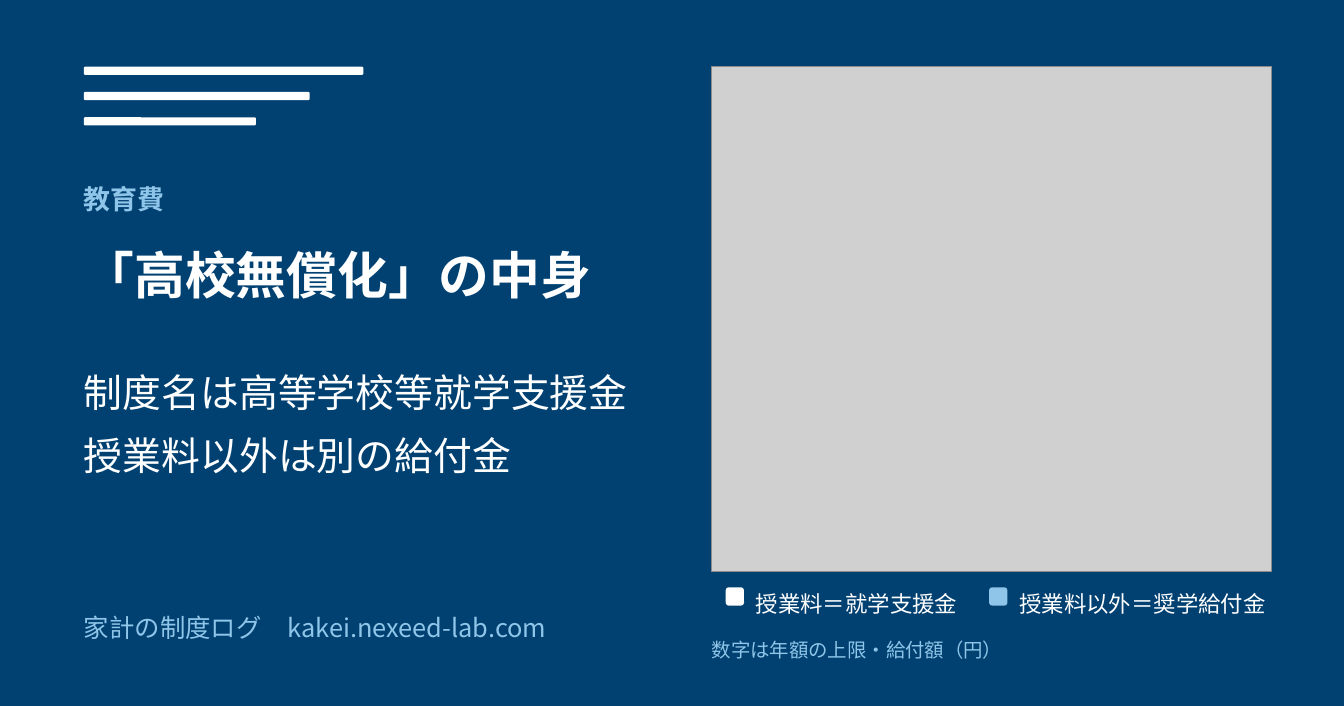
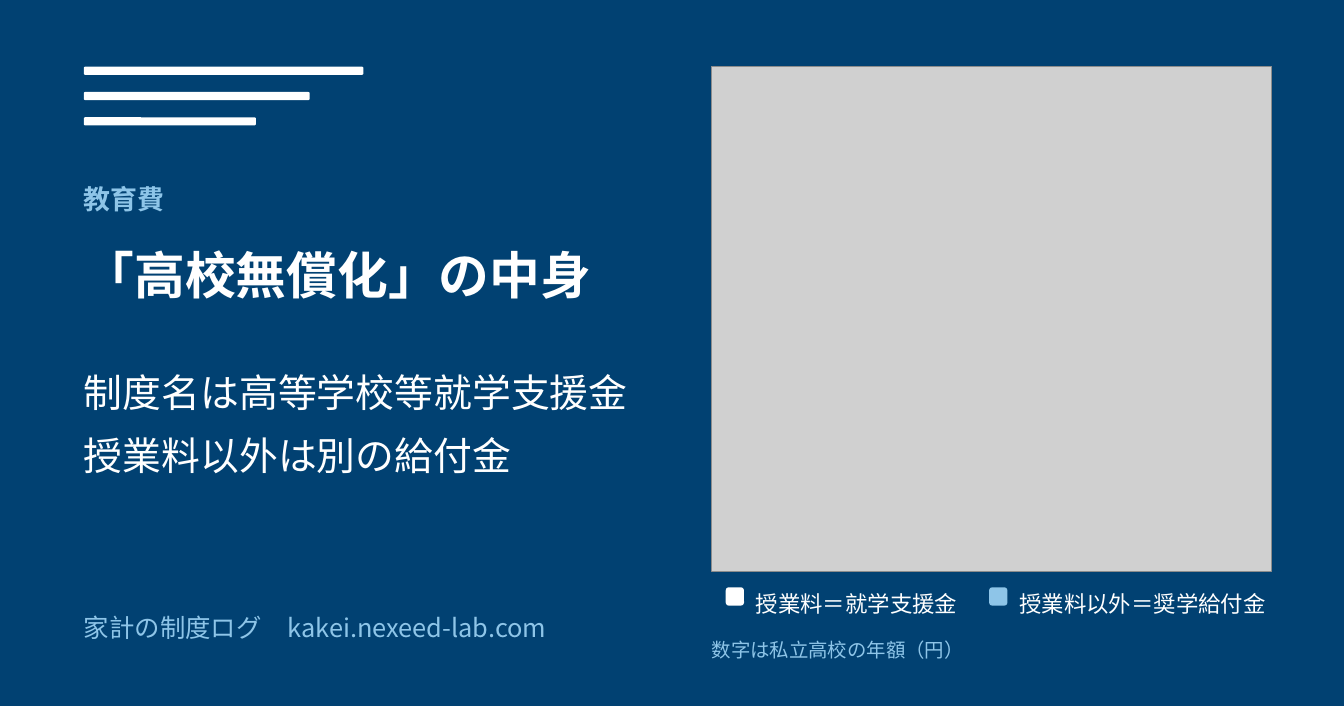
Before and after one commit to oshima0627/kakei, a slide deck: slide 3 of tools/article-images/article-images.pptx. Drawn at 1344x706 pixels with LibreOffice and Linux fonts; fonts in the diff are those of the drawing; grey boxes stand for pictures. Boxes give left, top, right and bottom in pixels: in the first picture for what was removed or moved away, otherwise in the second. Text is boxed around its words. In the diff, an @@ line names an element or a change of style, - is before the commit and + after.

```diff
--- a/tools/article-images/article-images.pptx
+++ b/tools/article-images/article-images.pptx
@@ text at [712, 640, 964, 659]: text changed @@
-数字は年額の上限・給付額（円）
+数字は私立高校の年額（円）
```
Also in this commit, not shown: 1 other slide changed, 7 other files.
